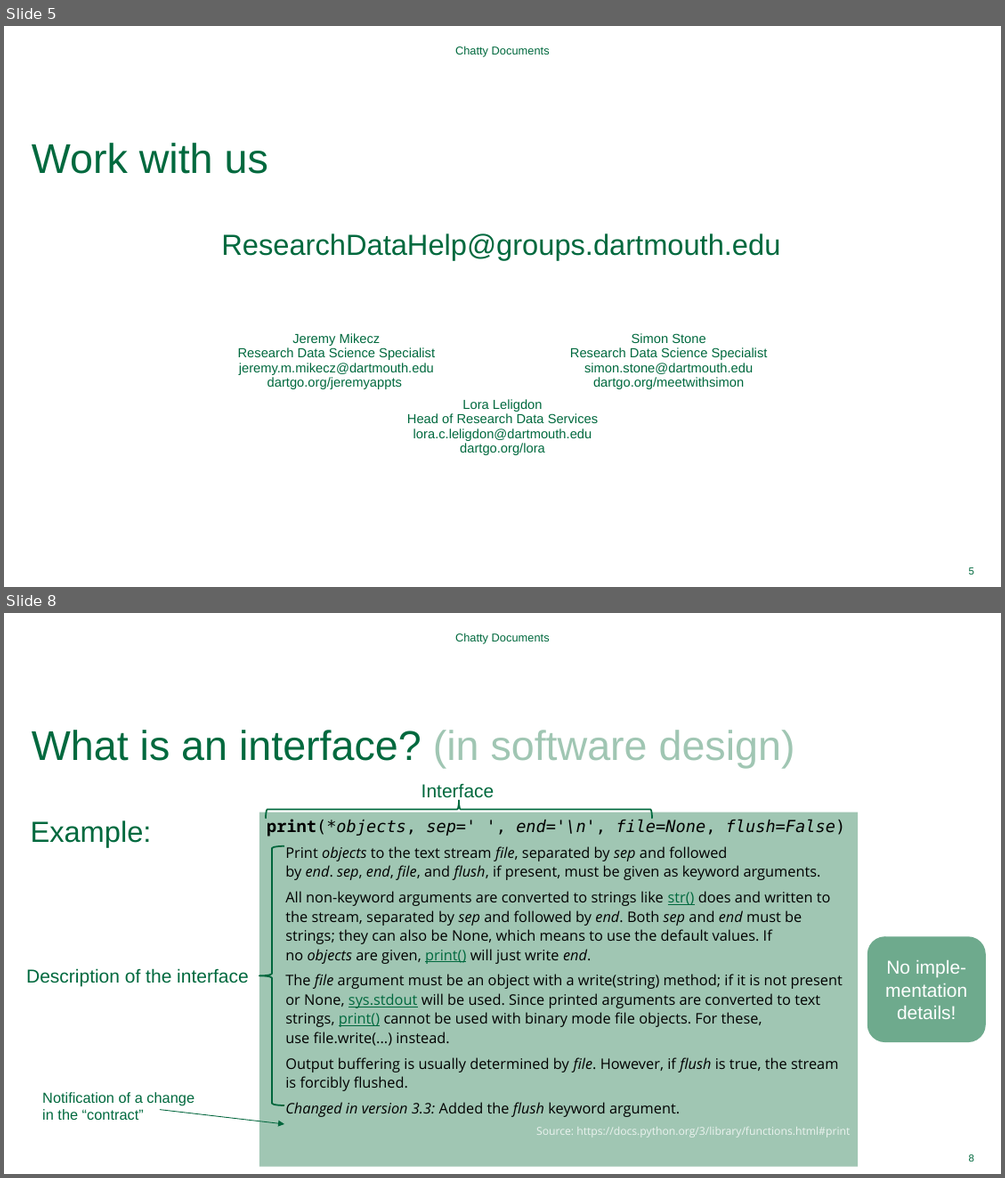
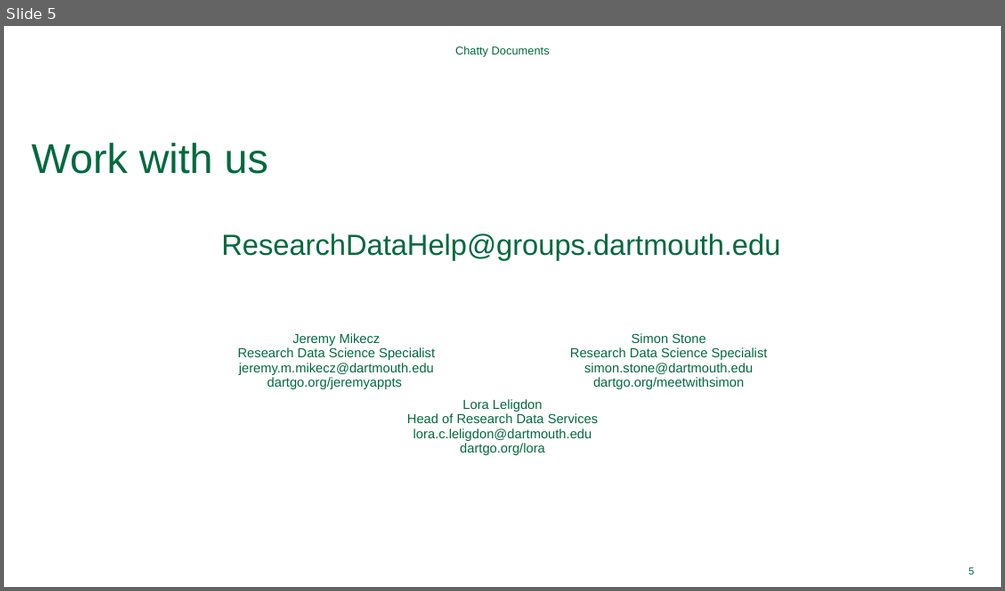
Before and after one commit to Dartmouth-Libraries/chatty-documents, a slide deck: ppt/chatty-documents.pptx. Shown one above the other, each under a label of ours: slides 5 and 8 before the commit, slide 5 after it; the slides between them are not shown. The pictures are 1005x1178 and 1005x591 pixels, drawn with LibreOffice and Linux fonts; fonts in the diff are those of the drawing; background and template pictures are left out. Boxes give left, top, right and bottom in pixels: in the first picture for what was removed or moved away, otherwise in the second. Text is boxed around its words. In the diff, an @@ line names an element or a change of style, - is before the commit and + after.

```diff
--- a/ppt/chatty-documents.pptx
+++ b/ppt/chatty-documents.pptx
@@ slide 8 removed at box(4, 613, 1001, 1174), background #FFFFFF @@
@@ text removed at box(455, 633, 550, 643) @@
-Chatty Documents
@@ title removed at box(32, 730, 795, 769) @@
-What is an interface? (in software design)
@@ text removed at box(421, 784, 494, 802) @@
-Interface
@@ text removed at box(31, 820, 152, 847) @@
-Example:
@@ rectangle removed at box(259, 811, 858, 1167) @@
-print(*objects, sep=' ', end='\n', file=None, flush=False)
-  Print objects to the text stream file, separated by sep and followed by end. sep, end, file, and flush, if present, must be given as keyword arguments.
-  All non-keyword arguments are converted to strings like str() does and written to the stream, separated by sep and followed by end. Both sep and end must be strings; they can also be None, which means to use the default values. If no objects are given, print() will just write end.
-  The file argument must be an object with a write(string) method; if it is not present or None, sys.stdout will be used. Since printed arguments are converted to text strings, print() cannot be used with binary mode file objects. For these, use file.write(...) instead.
-  Output buffering is usually determined by file. However, if flush is true, the stream is forcibly flushed.
-  Changed in version 3.3: Added the flush keyword argument.
-  Source: https://docs.python.org/3/library/functions.html#print
@@ left brace removed at box(266, 800, 652, 819) @@
@@ left brace removed at box(259, 846, 284, 1106) @@
@@ rounded rectangle removed at box(867, 936, 986, 1041) @@
-No imple-mentation details!
@@ text removed at box(26, 968, 248, 986) @@
-Description of the interface
@@ text removed at box(42, 1092, 194, 1119) @@
-Notification of a change
-in the “contract”
@@ arrow removed from (160, 1110) to (284, 1124) @@
@@ page number removed at box(969, 1154, 974, 1161) @@
-8
```
Also in this commit, not shown: 6 slides changed, 4 slides added, 3 other slides removed, 2 other files.
